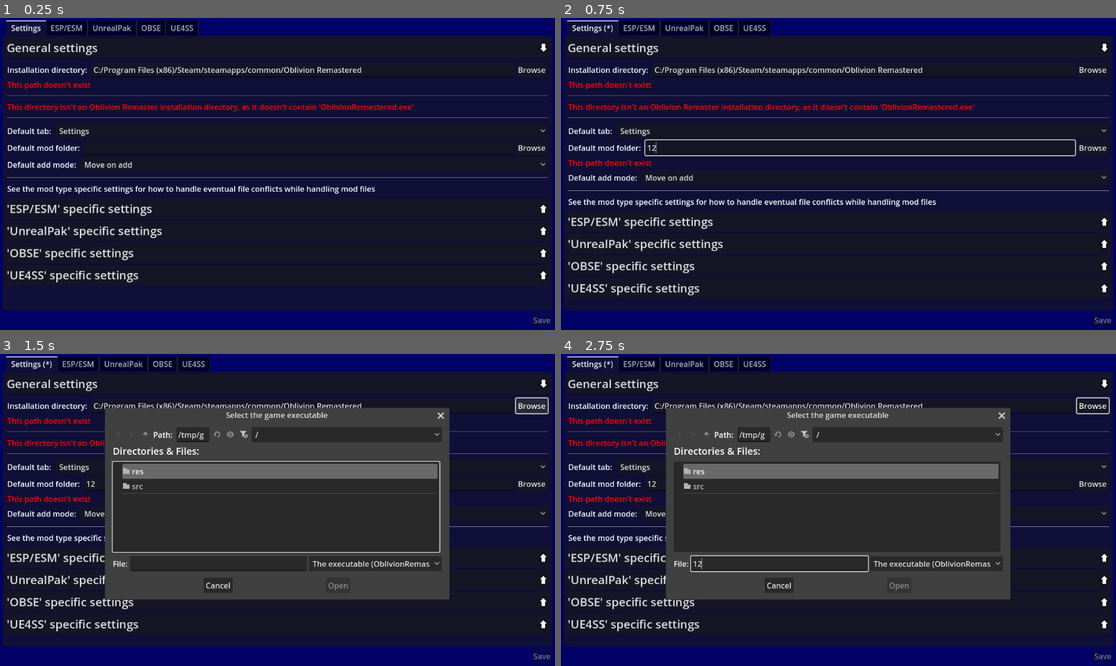
Above: before the commit, frames 1-4 (two rows, left to right).
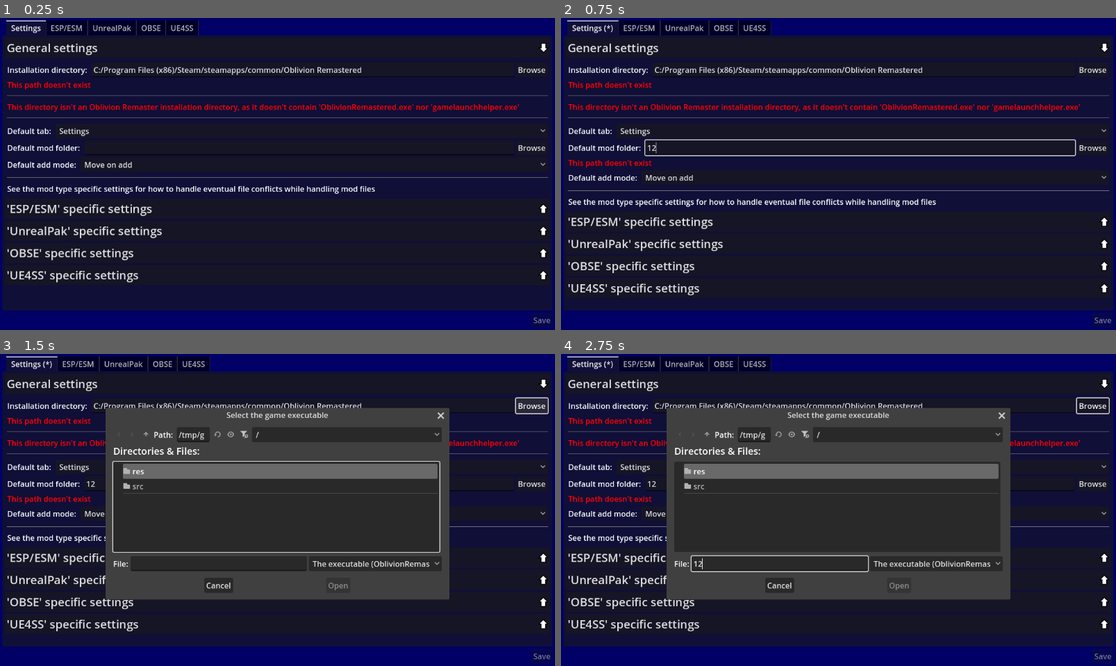
Above: after the commit, the same moments.

Repository: TheNamlessGuy/oblivion-remaster-mod-manager
Game: Godot game, scene res://src/main_window.tscn
Two runs of this game, one before a commit and one after it. Both use one fixed random seed, a clock stepped at 60 frames per second and the inputs below.
Inputs (mouse positions are in pixels of both pictures, inside the frame that each line leads up to):
- Up to frame 1 (0.25 s): no input
- Up to frame 2 (0.75 s): click (860, 149) at 0.52 s; type "12" at 0.6 s
- Up to frame 3 (1.5 s): click "Browse" at 1.25 s
- Up to frame 4 (2.75 s): click (777, 563) at 2.02 s; type "12" at 2.1 s

The runs differ from the first frame. In frame 1, 0.2% of the frame differs, in the area x 74-94%, y 27-31%; in frame 2, 0.2%; in frame 3, 0.9%, in the area x 18-94%, y 17-79%; in frame 4, 0.8%.

Commit message:
fix: Check for gamepass executable as well as steam executable
Fixes #24

Diff:
--- a/project/src/components/settings/settings_file_selector.gd
+++ b/project/src/components/settings/settings_file_selector.gd
@@ -43,15 +43,18 @@
   _dialog.title = dialog_title
   _dialog.file_mode = dialog_file_mode
   _dialog.access = dialog_access
+  _setup_filters()
+  _dialog.file_selected.connect(_on_file_selected)
+  _dialog.dir_selected.connect(_on_dir_selected)
+
+  _button.button_up.connect(_on_button_pressed)
+
+func _setup_filters() -> void:
   for i in range(dialog_filters.size()):
     if i >= dialog_filter_descriptions.size():
       _dialog.add_filter(dialog_filters[i])
     else:
       _dialog.add_filter(dialog_filters[i], dialog_filter_descriptions[i])
-  _dialog.file_selected.connect(_on_file_selected)
-  _dialog.dir_selected.connect(_on_dir_selected)
-
-  _button.button_up.connect(_on_button_pressed)
 
 func _config_value() -> String:
   var v = Config.get_by_key(config_key)
--- a/project/src/components/settings_tab.tscn
+++ b/project/src/components/settings_tab.tscn
@@ -37,8 +37,6 @@
 label_text = "Installation directory"
 label_tooltip = "The directory Oblivion Remastered is installed in"
 dialog_title = "Select the game executable"
-dialog_filters = Array[String](["OblivionRemastered.exe"])
-dialog_filter_descriptions = Array[String](["The executable"])
 
 [node name="HSeparator1" type="HSeparator" parent="ScrollContainer/VBoxContainer/GeneralSettings"]
 layout_mode = 2
--- a/project/src/global_scripts/global.gd
+++ b/project/src/global_scripts/global.gd
@@ -19,12 +19,17 @@
     retval += str(item)
   return retval
 
-func install_directory_is_valid() -> bool:
-  var dir = Config.install_directory
+func install_directory_is_valid(dir = null) -> bool:
+  if dir == null: dir = Config.install_directory
+
   if not FileSystem.is_dir(dir):
     return false
-  elif not FileSystem.is_file(FileSystem.path([dir, "OblivionRemastered.exe"])):
+
+  var steam_executable = FileSystem.path([dir, "OblivionRemastered.exe"])
+  var gamepass_executable = FileSystem.path([dir, "gamelaunchhelper.exe"])
+  if not FileSystem.is_file(steam_executable) and not FileSystem.is_file(gamepass_executable):
     return false
+
   return true
 
 func get_project_name() -> String:
--- a/project/src/helper_scripts/components/settings_file_selector/install_directory_file_selector.gd
+++ b/project/src/helper_scripts/components/settings_file_selector/install_directory_file_selector.gd
@@ -1,5 +1,8 @@
 class_name InstallDirectorySettingsFileSelector
 extends SettingsFileSelector
+
+func _setup_filters() -> void:
+  _dialog.add_filter("OblivionRemastered.exe, gamelaunchhelper.exe", "The executable")
 
 func _check_for_errors() -> void:
   super._check_for_errors()
@@ -8,8 +11,8 @@
   if v.length() == 0:
     return
 
-  if not FileSystem.is_file(FileSystem.path([v, "OblivionRemastered.exe"])):
-    _alert_container.error(["This directory isn't an Oblivion Remaster installation directory, as it doesn't contain 'OblivionRemastered.exe'"])
+  if not Global.install_directory_is_valid(v):
+    _alert_container.error(["This directory isn't an Oblivion Remaster installation directory, as it doesn't contain 'OblivionRemastered.exe' nor 'gamelaunchhelper.exe'"])
 
 func _on_file_selected(file: String) -> void:
   _set_input_text(FileSystem.get_directory(file))
